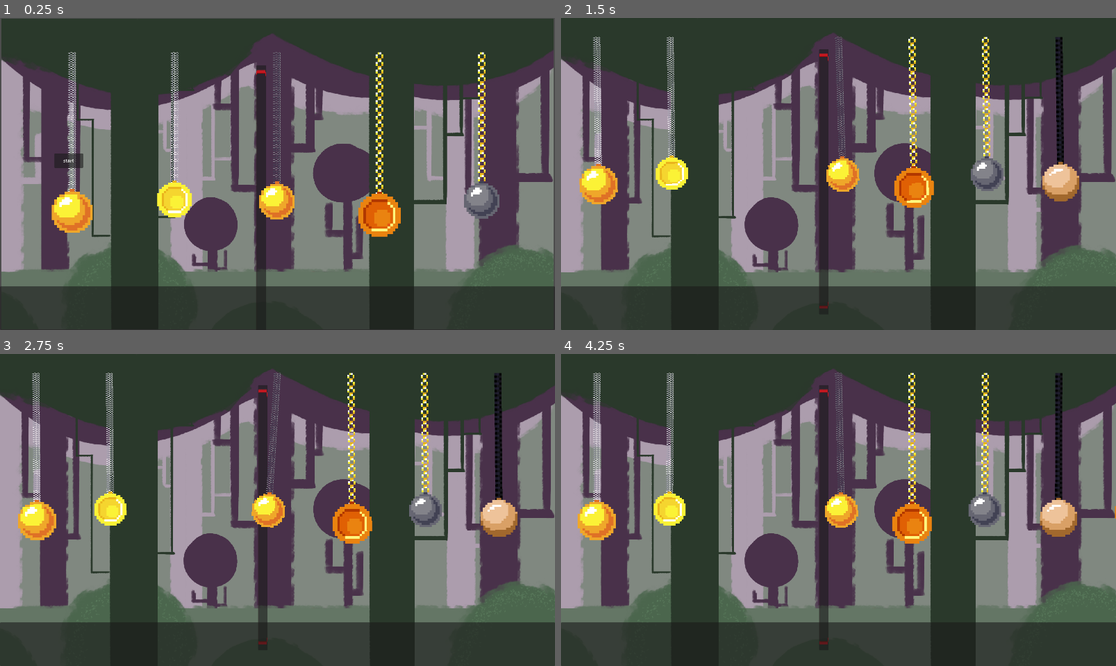
Above: before the commit, frames 1-4 (two rows, left to right).
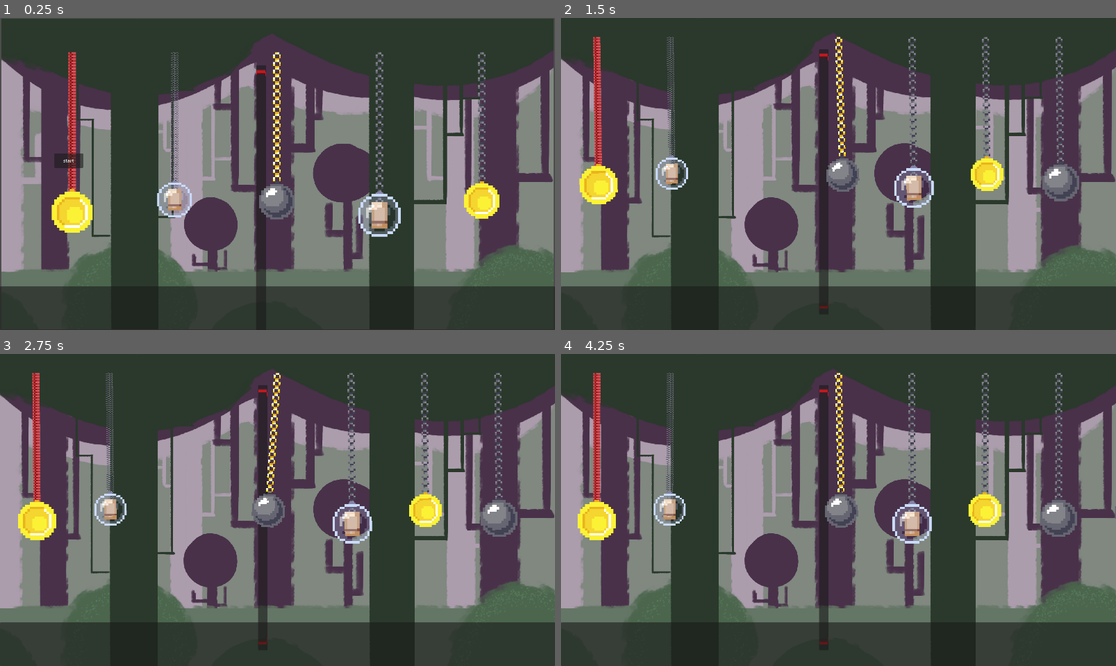
Above: after the commit, the same moments.

Repository: HEKEPOIU/gmtk_2024
Game: Godot game, scene res://scene/main.tscn
Same seed, same stepped clock (60 frames per second), same inputs: the game is played once before the commit and once after it.
Inputs (mouse positions are in pixels of both pictures, inside the frame that each line leads up to):
- Up to frame 1 (0.25 s): no input
- Up to frame 2 (1.5 s): click "start" at 0.5 s; click (821, 183) at 1.25 s
- Up to frame 3 (2.75 s): click (260, 516) at 2 s
- Up to frame 4 (4.25 s): click (821, 516) at 2.75 s; move the mouse to (960, 494) at 3.52 s; click (960, 494) at 3.6 s

The runs differ from the first frame. In frame 1, 5.3% of the frame differs, in the area x 9-90%, y 10-71%; in frame 2, 5.7%; in frame 3, 5.7%; in frame 4, 5.8%, in the area x 3-100%, y 6-61%.

Commit message:
Add drop card event

Diff:
--- a/src/pendulum.gd
+++ b/src/pendulum.gd
@@ -7,6 +7,7 @@
 signal on_drag(pos: Vector2)
 signal be_current(pendulum: Pendulum)
 signal be_eat(pendulum: Pendulum)
+signal drop_card
 var can_contorl: bool = false
 var pivot_pos: Vector2
 var end_position: Vector2
@@ -35,11 +36,13 @@
 @export_dir var end_point_image_path: String
 @export_dir var chain_image_path: String
 
-var end_point_images: Array[Texture2D]
-var chain_images: Array[Texture2D]
+
+var end_point_images: Dictionary
+var chain_images: Dictionary
 var angular_velocity: float = 0.0
 var angular_acceleration: float = 0.0
 var cache_delta: float
+var have_card: bool = false
 @onready var end_point: PendulumEndPoint = get_node("PendulumEndPoint")
 @onready var line: Line2D = get_node("Line2D")
 
@@ -50,8 +53,7 @@
 	end_point.on_drag.connect(be_drag)
 	end_point.on_drag_stop.connect(start_simulate)
 	end_point.set_scale_base_mass(mass, min_mass, max_mass)
-	end_point.set_sprite(end_point_images.pick_random())
-	line.texture = chain_images.pick_random()
+	random_select_ball_texture()
 	prev_pos = global_position
 	set_mass(mass)
 	set_start_position(rotation)
@@ -63,14 +65,22 @@
 			file_name = file_name.replace('.import', '')
 			if file_name.get_extension() == "png":
 				var texture: CompressedTexture2D = ResourceLoader.load(end_point_image_path + "/" + file_name)
-				end_point_images.push_back(texture)
+				end_point_images[file_name] = texture
 
 		for file_name in DirAccess.get_files_at(chain_image_path):
 			file_name = file_name.replace('.import', '')
 			if file_name.get_extension() == "png":
 				var texture: CompressedTexture2D = ResourceLoader.load(chain_image_path + "/" + file_name)
-				chain_images.push_back(texture)
+				chain_images[file_name] = texture
 
+
+func random_select_ball_texture() -> void:
+	var end_point_image_name: String = end_point_images.keys().pick_random()
+	var random_texture: CompressedTexture2D = end_point_images[end_point_image_name]
+	line.texture = chain_images[chain_images.keys().pick_random()]
+	if end_point_image_name.contains("glass_ball"):
+		have_card = true
+	end_point.set_sprite(random_texture)
 
 func _physics_process(delta: float) -> void:
 	if not is_simulating:
@@ -152,6 +162,8 @@
 		other.set_mass(mass + other.mass)
 		if not other.is_current:
 			be_eat.emit(self)
+		if have_card:
+			drop_card.emit()
 		queue_free()
 
 
--- a/src/pendulum_manager.gd
+++ b/src/pendulum_manager.gd
@@ -5,6 +5,7 @@
 signal on_change_pendulum(new_current: Pendulum)
 signal release_pendulum
 signal collide
+signal drop_card
 @export var pendulum_scene: Array[PackedScene]
 @export var pendulum_margin: float = 320
 @export var pendulum_pivot_height: int = 360
@@ -54,6 +55,7 @@
 	var new_pendulum: Pendulum = generate_random_pendulum()
 	new_pendulum.be_current.connect(current_change)
 	new_pendulum.be_eat.connect(remove_pendulum)
+	new_pendulum.drop_card.connect(drop)
 	# if not this it godot debugger will runtime error,
 	# but it won't stop play_mode on my machine
 	call_deferred("add_child", new_pendulum)
@@ -106,7 +108,6 @@
 func change_margin() -> void:
 	var size: Vector2 = current_pendulum.end_point.get_size()
 	pendulum_margin = size.x * margin_multiply
-	print(pendulum_margin)
 
 
 func spawn_on_array(target_array: Array[Pendulum]) -> void:
@@ -189,3 +190,6 @@
 	collide.emit()
 	left_pendulums.erase(pendulum)
 	right_pendulums.erase(pendulum)
+
+func drop() -> void:
+	drop_card.emit()
